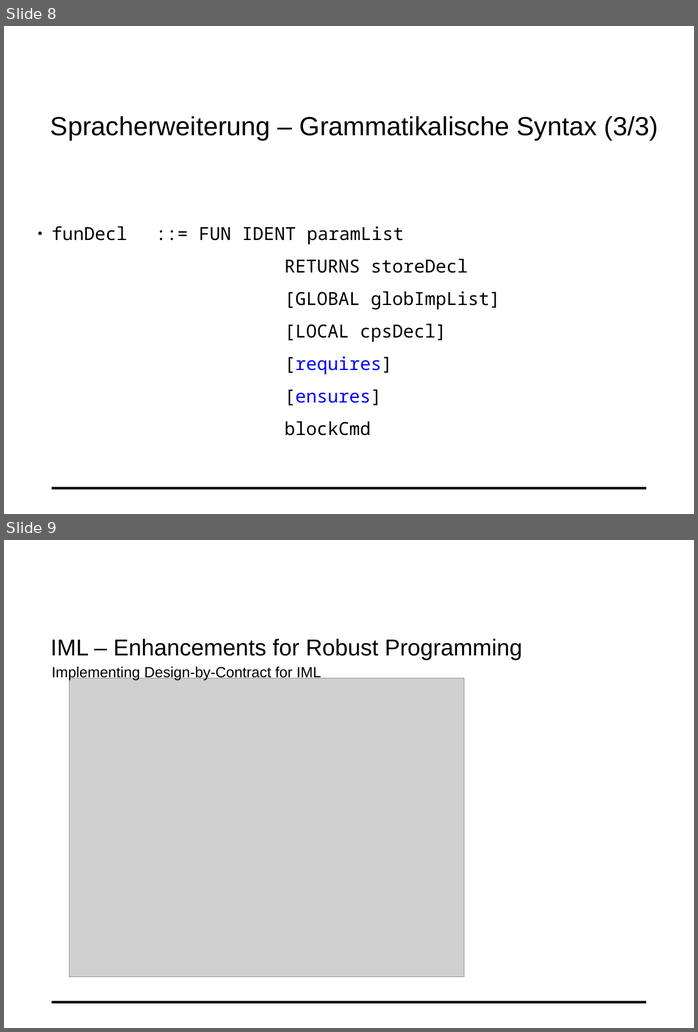
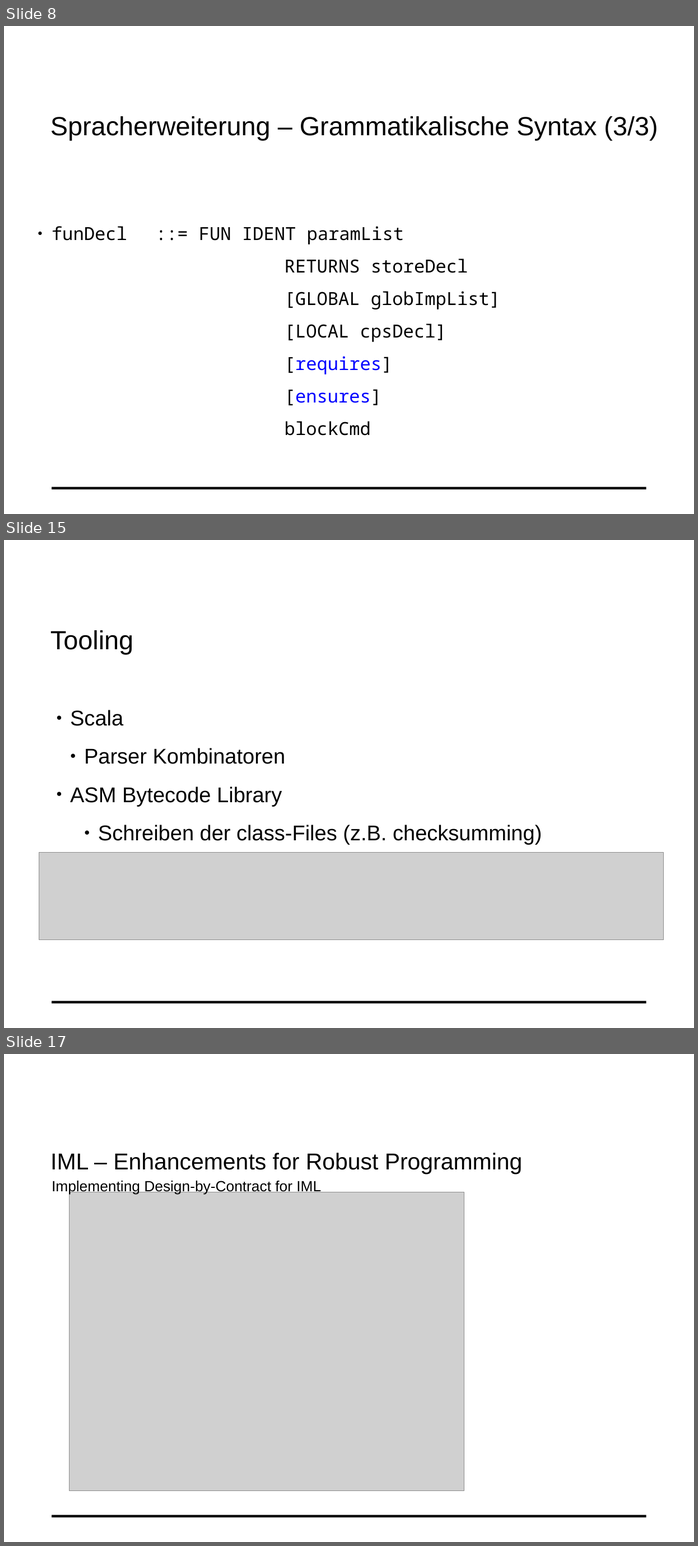
Before and after one commit to fluescher/iml-compiler, a slide deck: IML-Conditions.odp. Shown one above the other, each under a label of ours: slides 8 and 9 before the commit, slides 8, 15 and 17 after it; the slides between them are not shown. The pictures are 698x1032 and 698x1546 pixels, drawn with LibreOffice and Linux fonts; fonts in the diff are those of the drawing; grey boxes stand for pictures; background and template pictures are left out. Boxes give left, top, right and bottom in pixels: in the first picture for what was removed or moved away, otherwise in the second. Text is boxed around its words. In the diff, an @@ line names an element or a change of style, - is before the commit and + after.

```diff
--- a/IML-Conditions.odp
+++ b/IML-Conditions.odp
@@ slide 15 added at (4, 540, 694, 1028), background #FFFFFF; not listed: 1 template element that a slide beside it also shows @@
@@ text added at (50, 630, 133, 655), 32 pt, text #000000 @@
+Tooling
@@ text added at (70, 710, 542, 844), 26 pt, text #000000 @@
+● Scala
+  ● Parser Kombinatoren
+● ASM Bytecode Library
+    ● Schreiben der class-Files (z.B. checksumming)
@@ picture added at (39, 853, 664, 940) @@
@@ what was slide 9 is now slide 17 @@
```
Also in this commit, not shown: 3 slides changed, 7 other slides added, 1 other file.
